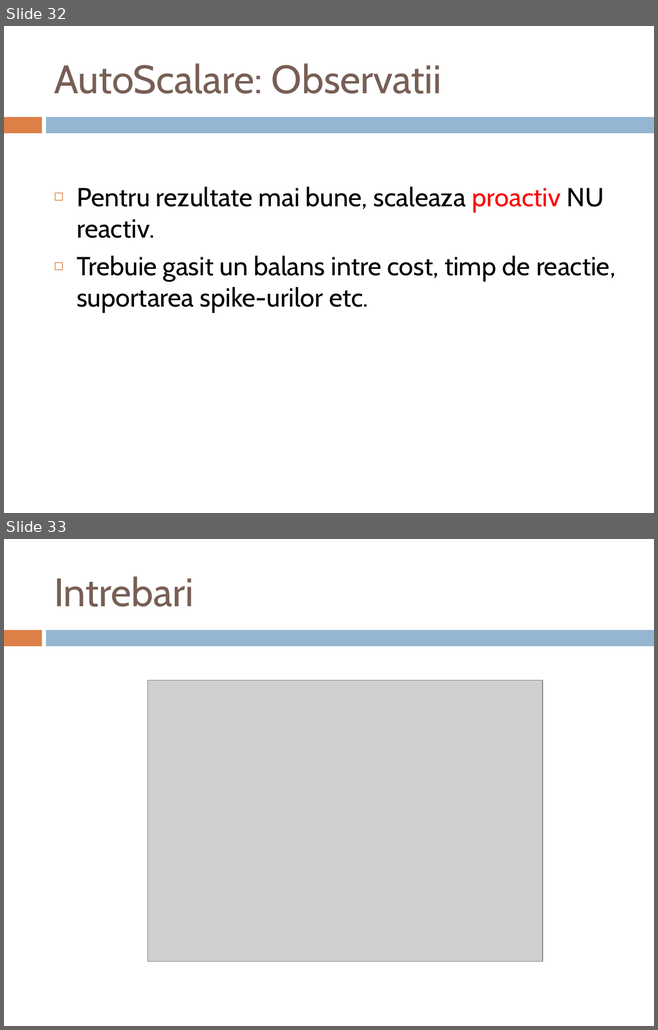
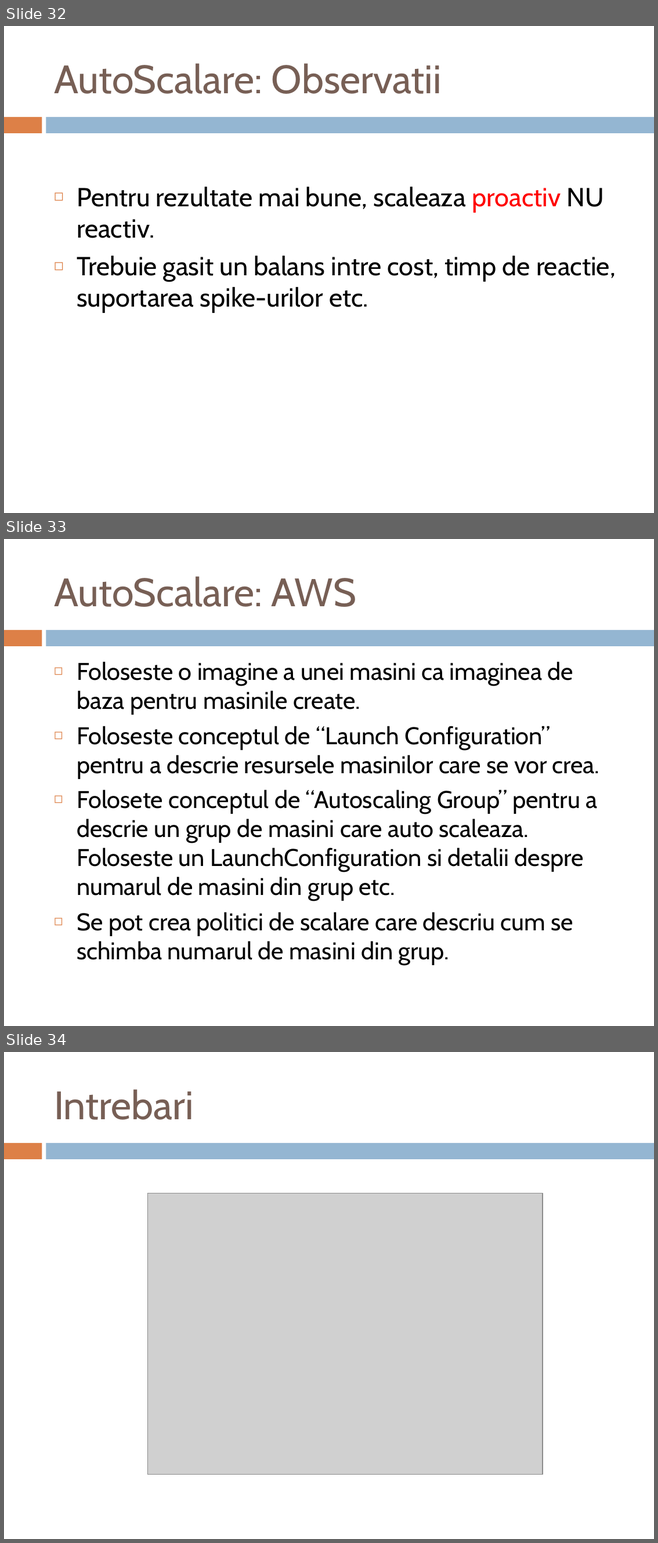
Before and after one commit to hasnarobert/curs-aws, a slide deck: curs/curs-2.pptx. Shown one above the other, each under a label of ours: slides 32 and 33 before the commit, slides 32, 33 and 34 after it. The pictures are 658x1030 and 658x1543 pixels, drawn with LibreOffice and Linux fonts; fonts in the diff are those of the drawing; grey boxes stand for pictures. Boxes give left, top, right and bottom in pixels: in the first picture for what was removed or moved away, otherwise in the second. Text is boxed around its words. In the diff, an @@ line names an element or a change of style, - is before the commit and + after.

```diff
--- a/curs/curs-2.pptx
+++ b/curs/curs-2.pptx
@@ slide 33 added at [4,539,654,1026], background #FFFFFF; not listed: 2 template elements that a slide beside it also shows @@
@@ title added at [54,576,356,607], 44 pt, text #775F55 @@
+AutoScalare: AWS
@@ text added at [76,661,600,966], 26.8 pt, text #000000 @@
+◻ Foloseste o imagine a unei masini ca imaginea de baza pentru masinile create.
+◻ Foloseste conceptul de “Launch Configuration” pentru a descrie resursele masinilor care se vor crea.
+◻ Folosete conceptul de “Autoscaling Group” pentru a descrie un grup de masini care auto scaleaza. Foloseste un LaunchConfiguration si detalii despre numarul de masini din grup etc.
+◻ Se pot crea politici de scalare care descriu cum se schimba numarul de masini din grup.
@@ what was slide 33 is now slide 34 @@
```
Also in this commit, not shown: 49 other files.
